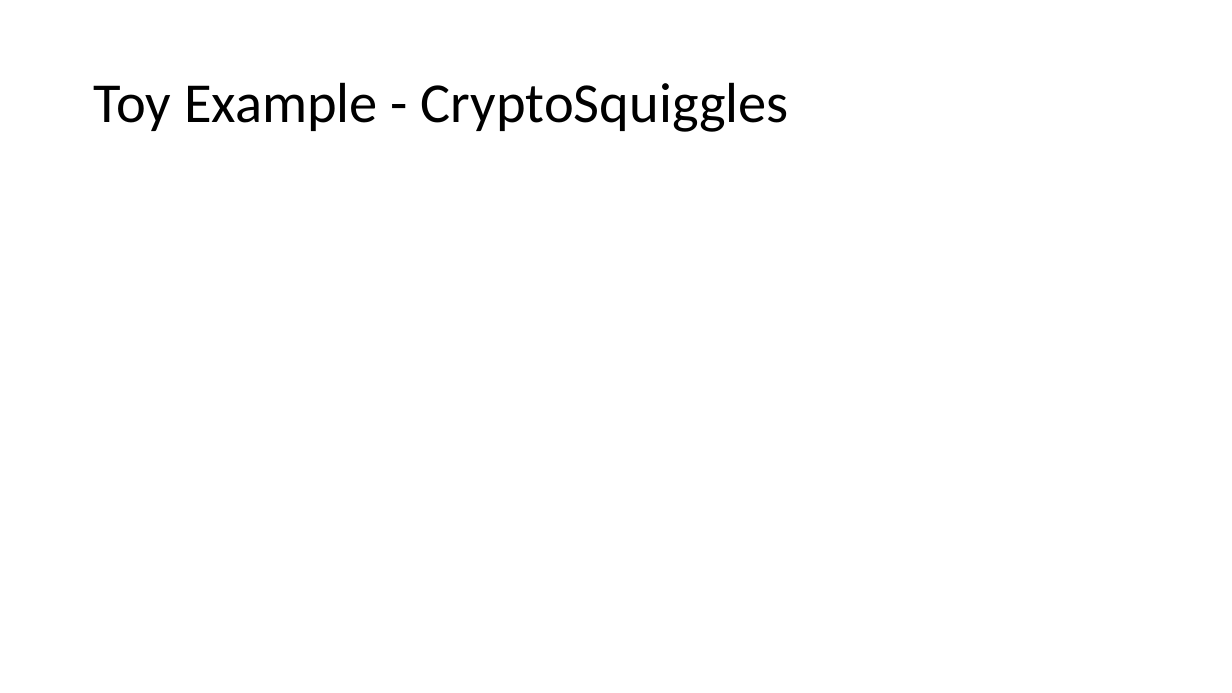
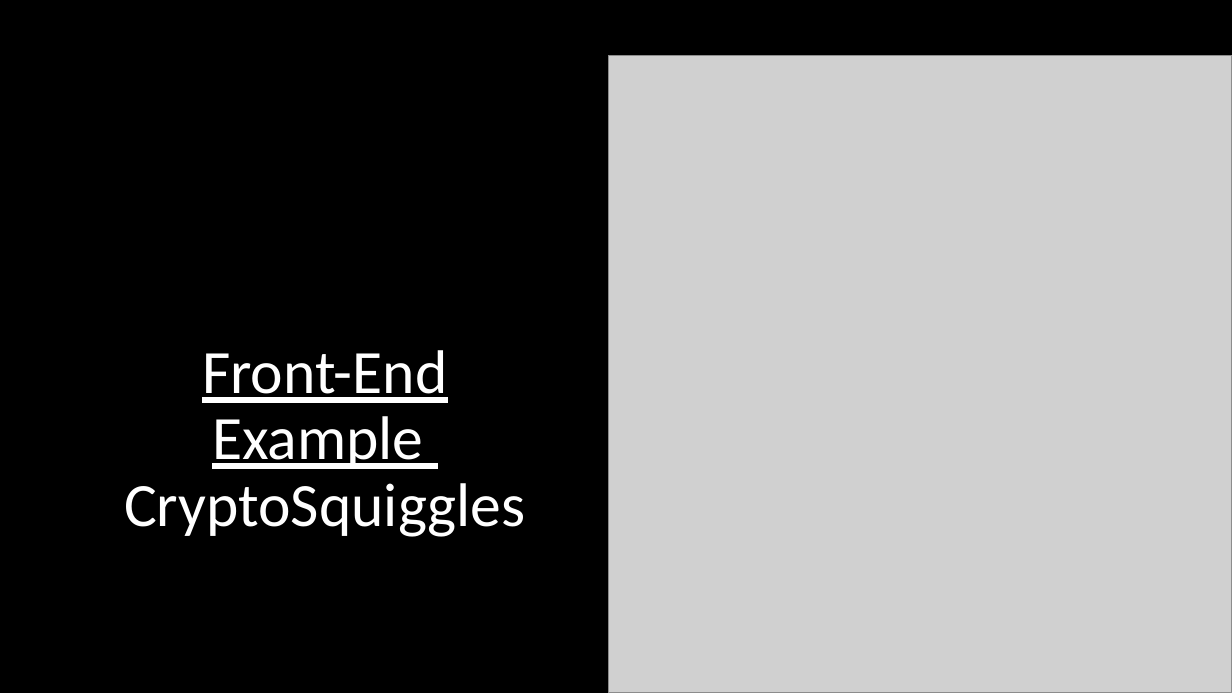
Before and after one commit to Blockchain-at-Michigan/Front-End-Workshop, a slide deck: slide 8 of presentation/Workshop_12_2_18.pptx. Drawn at 1232x693 pixels with LibreOffice and Linux fonts; fonts in the diff are those of the drawing; grey boxes stand for pictures. Boxes give left, top, right and bottom in pixels: in the first picture for what was removed or moved away, otherwise in the second. Text is boxed around its words. In the diff, an @@ line names an element or a change of style, - is before the commit and + after.

```diff
--- a/presentation/Workshop_12_2_18.pptx
+++ b/presentation/Workshop_12_2_18.pptx
@@ background #FFFFFF to #000000 @@
@@ picture added at [608, 55, 1232, 693] @@
@@ title "Front-End Example CryptoSquiggles" at [124, 350, 525, 537]: vertical alignment middle to top @@
@@ title at [124, 350, 525, 537]: text changed; size 44 to 48 pt; text colour #000000 to #FFFFFF @@
-Toy Example - CryptoSquiggles
+Front-End Example
+CryptoSquiggles
```
Also in this commit, not shown: 7 other slides changed, 1 slide added.
